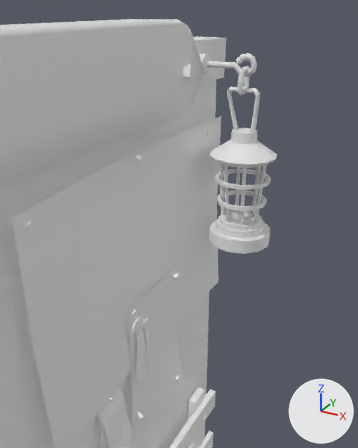
An edit to the FBX model units/decorations/LA_message_board_back_board.fbx, drawn before and after from the same camera.
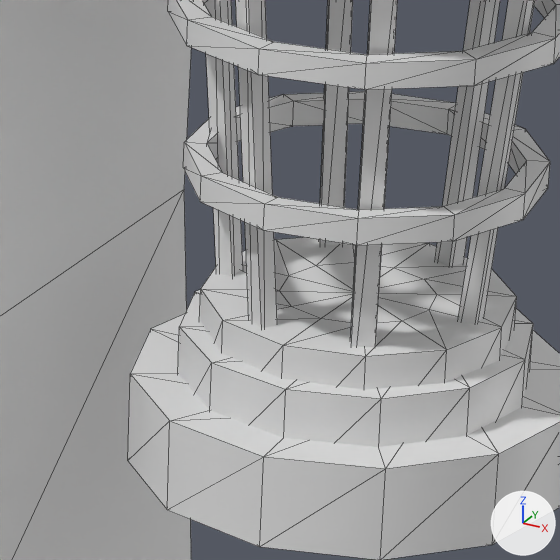
There are two pictures of each version: one from a 50 mm camera at (0.449, 0.056, 1.357) aimed at (0.031, 0.816, 0.977), one close up on the part from 54% to 75% of the width and 40% to 57% of the height. Lighting does not change. The marker at lower right points along +X, +Y and +Z. The close-ups show mesh edges as thin lines. Where no turn or scale is listed for an object, it has been applied to the vertices. Vertices at the same position are counted once.

Before the edit, the objects in view are built like this:
```python
me_la_message_board_lantern_mesh = bpy.data.meshes.new('LA_message_board_lantern_mesh')
me_la_message_board_lantern_mesh.from_pydata(...)  # 444 vertices, 750 faces; spans x -0.063..0.061, y -0.062..0.062, z -0.095..0.23
me_la_message_board_lantern_mesh.materials.append(mat_la_message_board_texture)  # its picture is missing
me_la_message_board_papers_mesh = bpy.data.meshes.new('LA_message_board_papers_mesh')
me_la_message_board_papers_mesh.from_pydata(...)  # 822 vertices, 1257 faces; spans x -0.01..0.1, y -0.88..0.95, z 0.24..1.16
me_la_message_board_papers_mesh.materials.append(mat_la_message_board_papers_texture)  # its picture is missing
ob_la_message_board_lantern = bpy.data.objects.new('LA_message_board_lantern', me_la_message_board_lantern_mesh)
ob_la_message_board_lantern.location = (0.1288, 0.8811, 1.0341)
ob_la_message_board_papers = bpy.data.objects.new('LA_message_board_papers', me_la_message_board_papers_mesh)
ob_la_message_board_papers.location = (0.0, 0.0, 0.0)
```
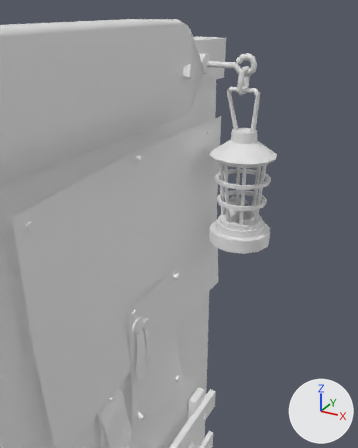
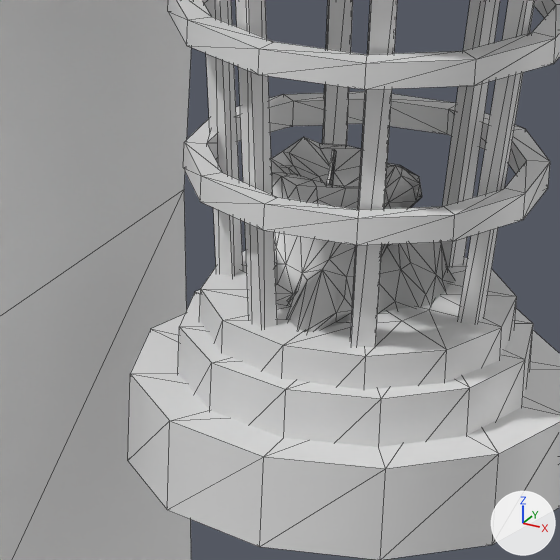
Commit message: update letter board mesh

Where the newer file only moved an object's origin or applied its transform, the numbers keep the older frame.

What differs and where, as boxes (x1, y1, x2, y2) in the close-ups (560 x 560 px):
part 1 of me_la_message_board_lantern_mesh, added: after (271, 137, 455, 332)

The change, as a list of edits to the scene's bpy script:
```text
Change me_la_message_board_lantern_mesh:
    used by ob_la_message_board_lantern; location = (0.1288, 0.8811, 1.0341)
    remove me_la_message_board_lantern_mesh.from_pydata(...)  # 444 vertices, 750 faces; spans x -0.063..0.061, y -0.062..0.062, z -0.095..0.23
    add me_la_message_board_lantern_mesh.from_pydata(...)  # 635 vertices, 1102 faces; spans x -0.063..0.061, y -0.062..0.062, z -0.095..0.23
    me_la_message_board_lantern_mesh part 1: a new loose piece of 191 vertices spanning x -0.03..0.021, y -0.032..0.03, z -0.05..-0.012, in mat_la_message_board_texture (its picture is missing)
```
